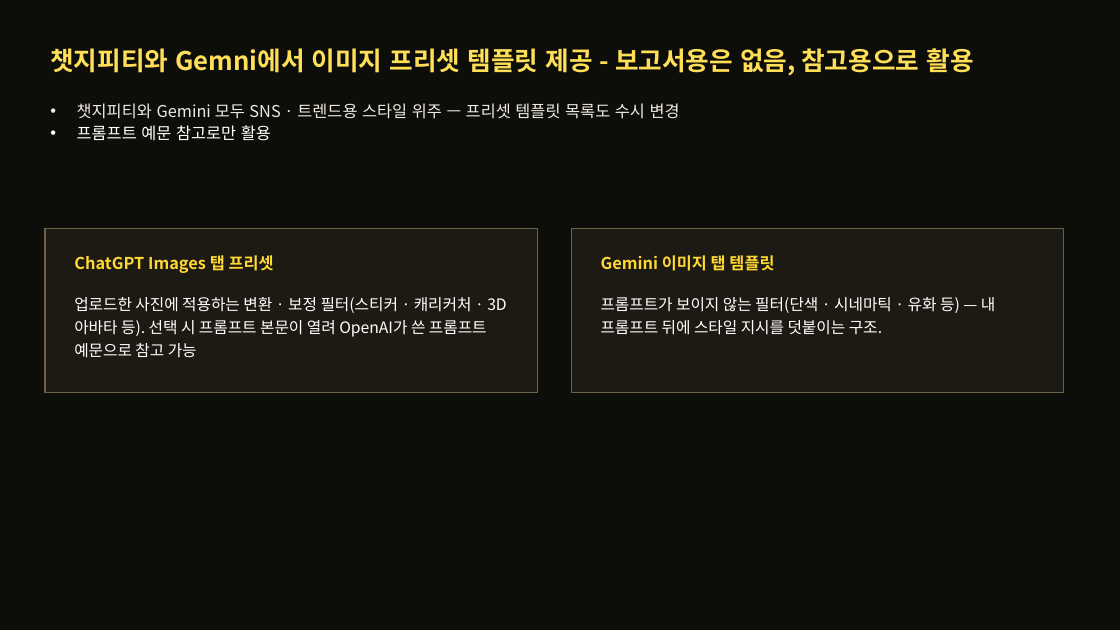
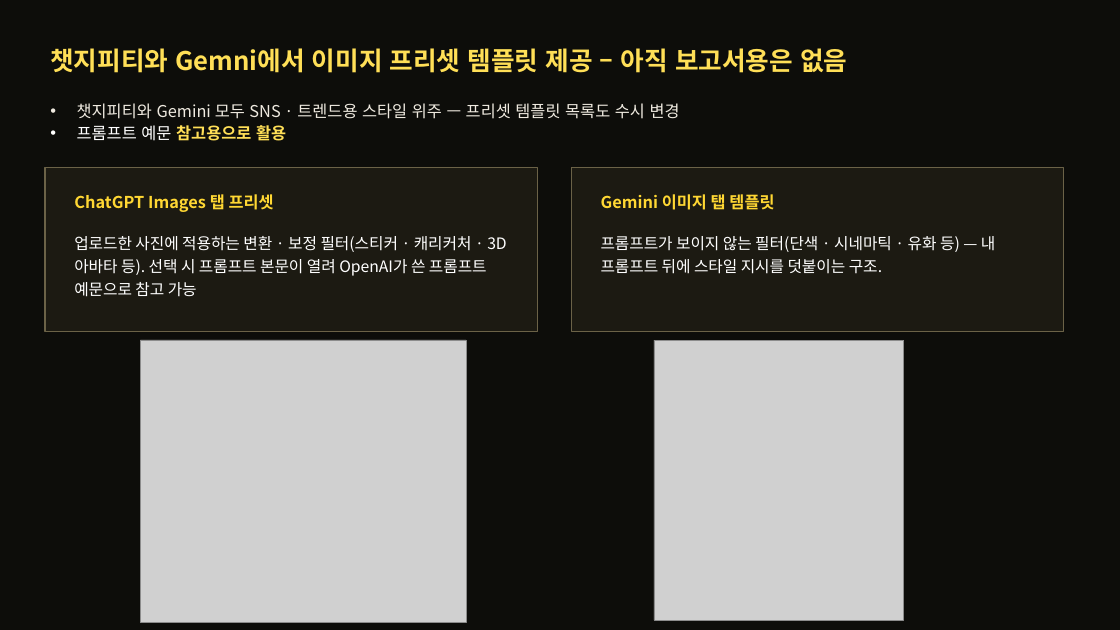
Before and after one commit to thinkinghs/lecture_9_4, a slide deck: slide 17 of 보고서를_위한_AI이미지_시각화.pptx (slide 20 before the commit). Drawn at 1120x630 pixels with LibreOffice and Linux fonts; fonts in the diff are those of the drawing; grey boxes stand for pictures. Boxes give left, top, right and bottom in pixels: in the first picture for what was removed or moved away, otherwise in the second. Text is boxed around its words. In the diff, an @@ line names an element or a change of style, - is before the commit and + after.

```diff
--- a/보고서를_위한_AI이미지_시각화.pptx
+++ b/보고서를_위한_AI이미지_시각화.pptx
@@ text at [50,48,847,73]: text changed @@
-챗지피티와 Gemni에서 이미지 프리셋 템플릿 제공 - 보고서용은 없음, 참고용으로 활용
+챗지피티와 Gemni에서 이미지 프리셋 템플릿 제공 – 아직 보고서용은 없음
@@ text at [77,123,286,145]: text changed; text colour #FFFFFF to #FFDF57; bold on @@
-• 프롬프트 예문 참고로만 활용
+• 프롬프트 예문 참고용으로 활용
@@ 4 texts, 2 rectangles: place and size @@
-4 texts, 2 rectangles at [45,229,1065,392]
+4 texts, 2 rectangles at [45,167,1065,331]
@@ picture added at [140,340,466,623] @@
@@ picture added at [655,340,905,620] @@
```
Also in this commit, not shown: 2 other slides changed, 4 slides added.
